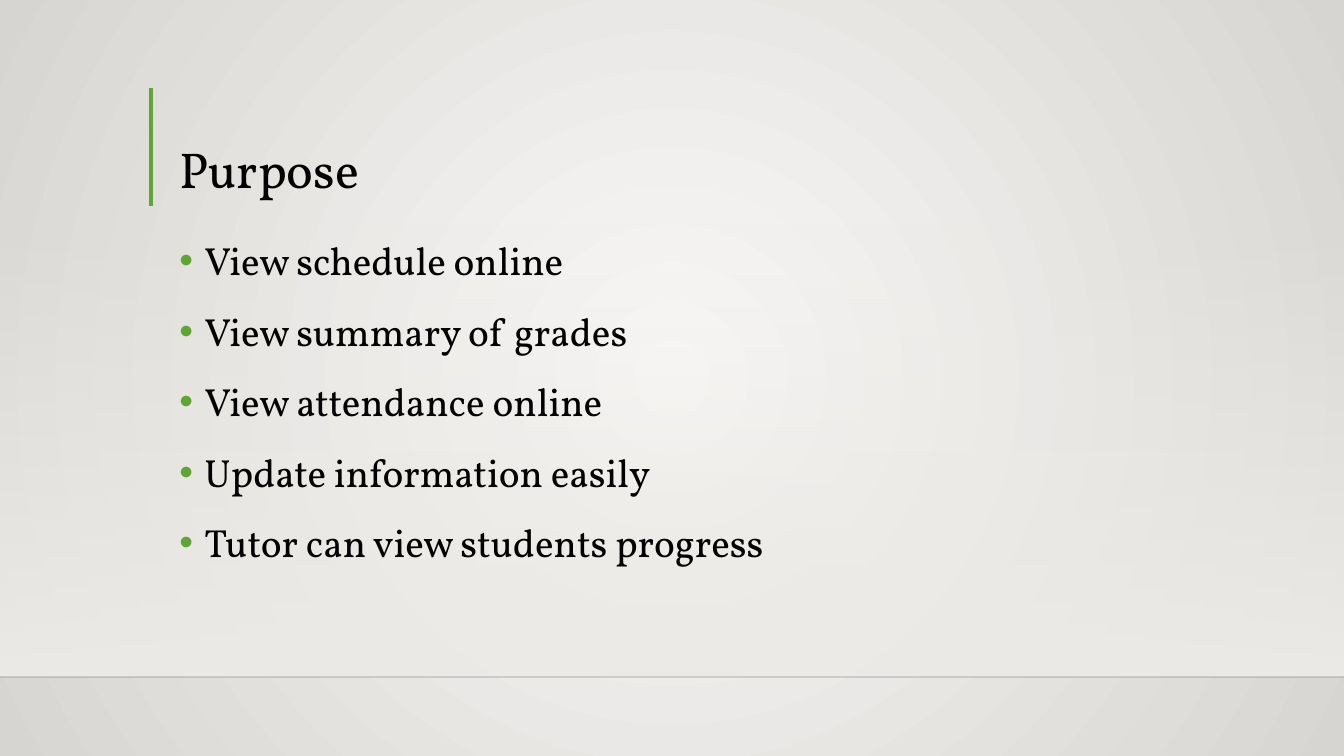
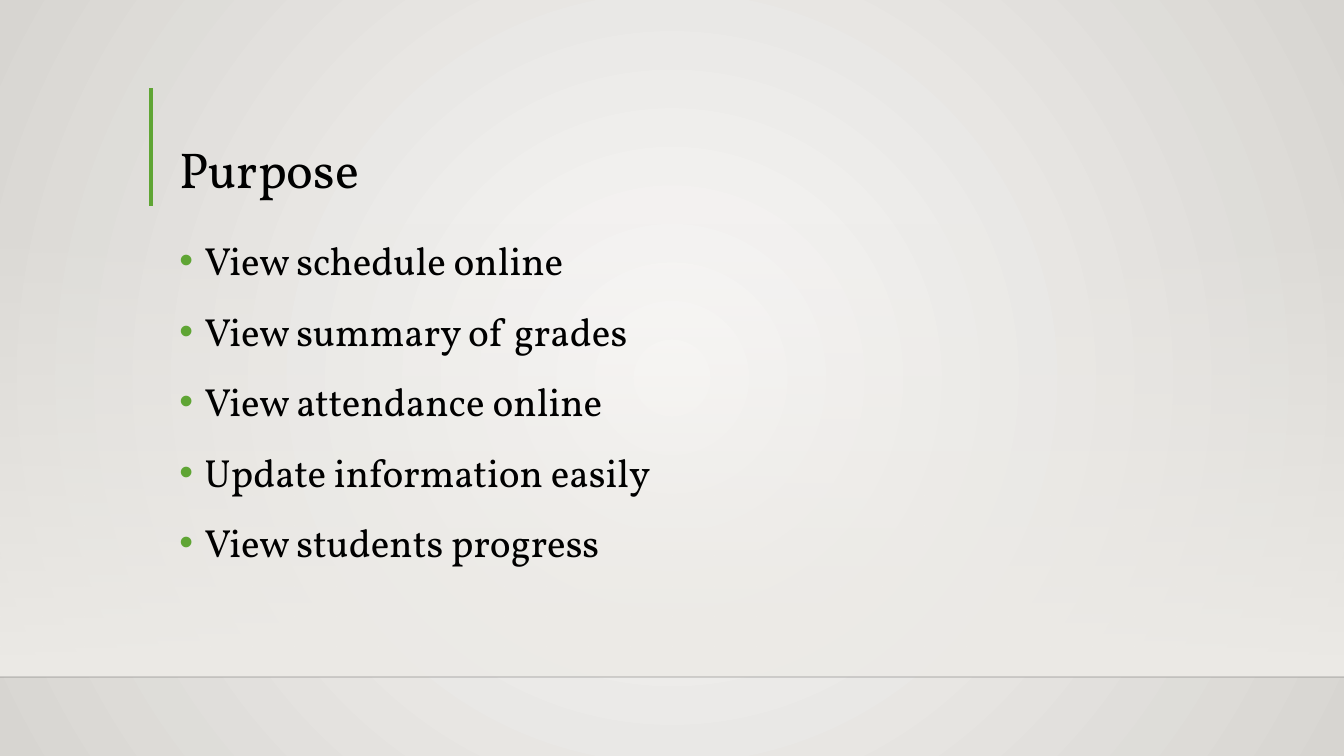
Before and after one commit to seans888/Project---LSC-2, a slide deck: slide 7 of Documentation/MCSPROJ/LSC-LMS PPT.pptx. Drawn at 1344x756 pixels with LibreOffice and Linux fonts; fonts in the diff are those of the drawing; background and template pictures are left out. Boxes give left, top, right and bottom in pixels: in the first picture for what was removed or moved away, otherwise in the second. Text is boxed around its words. In the diff, an @@ line names an element or a change of style, - is before the commit and + after.

```diff
--- a/Documentation/MCSPROJ/LSC-LMS PPT.pptx
+++ b/Documentation/MCSPROJ/LSC-LMS PPT.pptx
@@ text at [204, 529, 599, 567]: text changed @@
-• Tutor can view students progress
+• View students progress
```
Also in this commit, not shown: 3 other slides changed.
